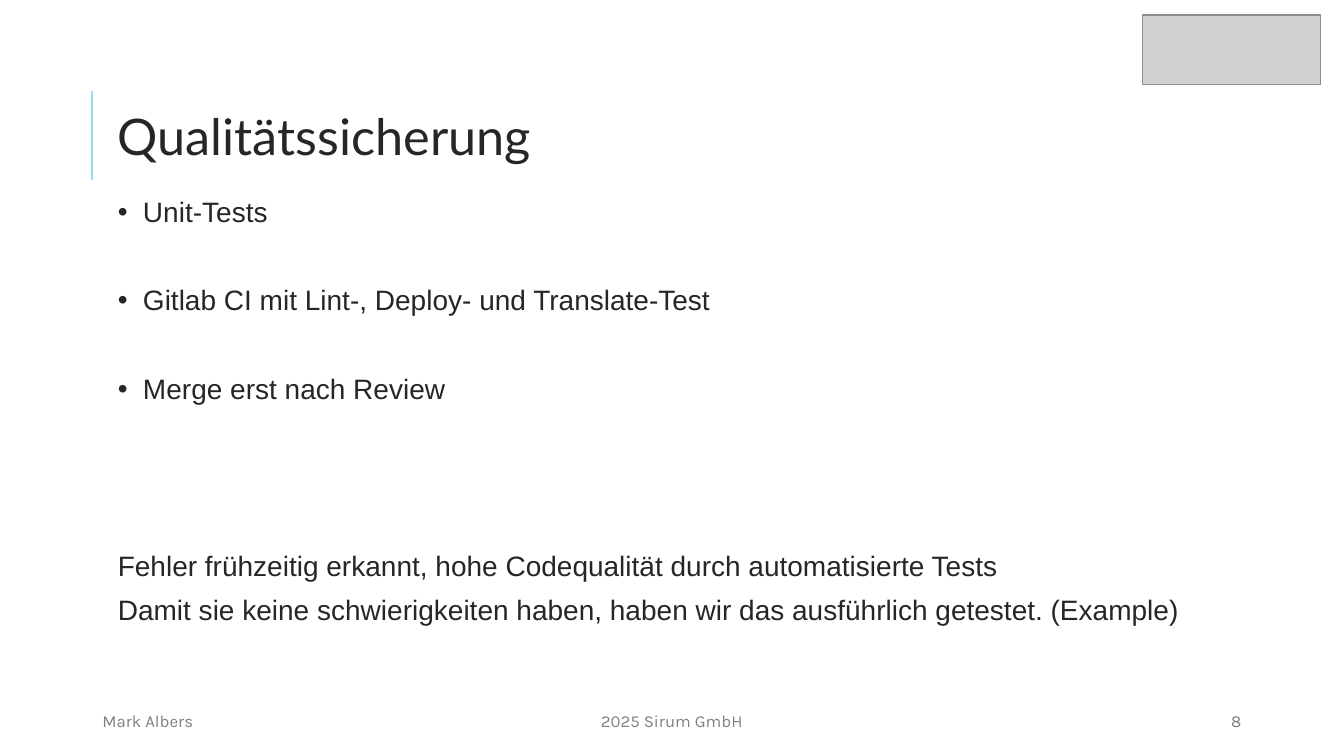
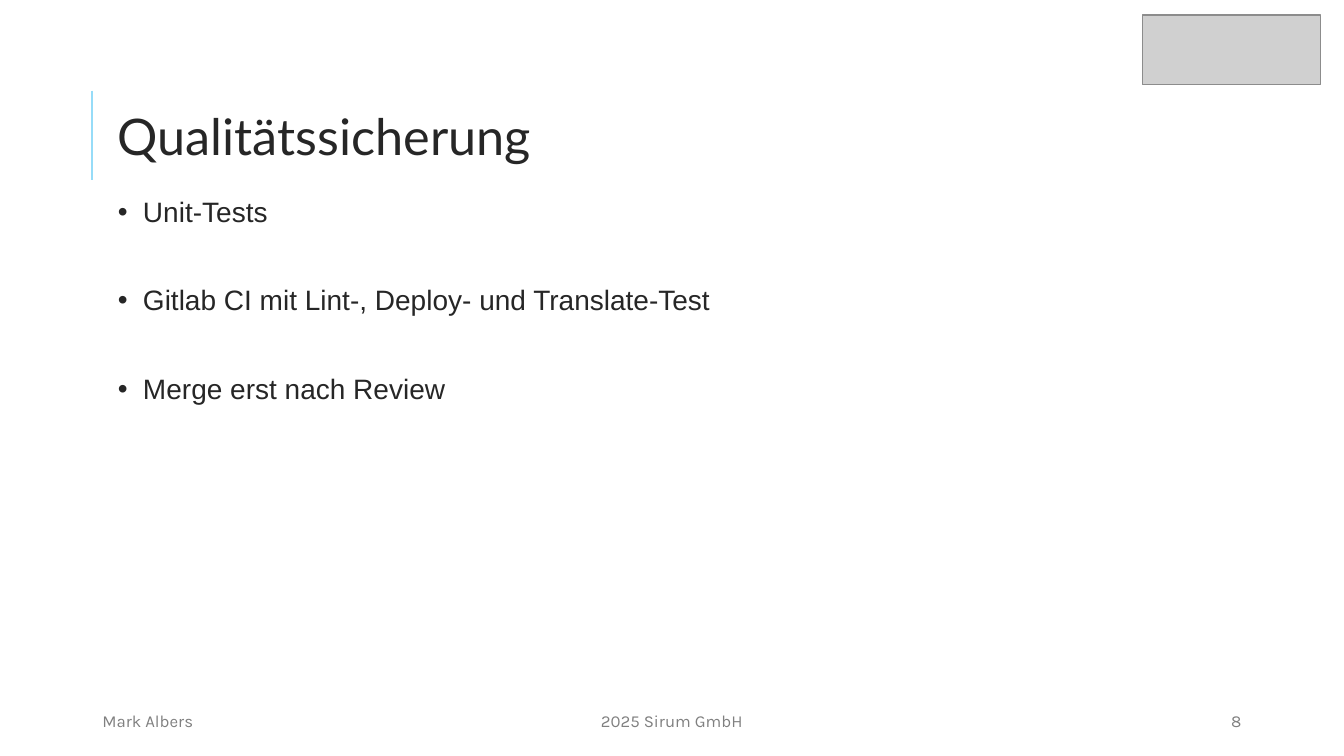
Before and after one commit to mork02/IHK-Projekt, a slide deck: slide 8 of Präsentation/Entwicklung eines Odoo-Moduls zur ZIP-komprimierten Dateiverwaltung im Dokumentenmanagementsystem.pptx. Drawn at 1344x756 pixels with LibreOffice and Linux fonts; fonts in the diff are those of the drawing; grey boxes stand for pictures. Boxes give left, top, right and bottom in pixels: in the first picture for what was removed or moved away, otherwise in the second. Text is boxed around its words. In the diff, an @@ line names an element or a change of style, - is before the commit and + after.

```diff
--- a/Präsentation/Entwicklung eines Odoo-Moduls zur ZIP-komprimierten Dateiverwaltung im Dokumentenmanagementsystem.pptx
+++ b/Präsentation/Entwicklung eines Odoo-Moduls zur ZIP-komprimierten Dateiverwaltung im Dokumentenmanagementsystem.pptx
@@ text at (118, 555, 1179, 625): paragraphs removed @@
-Fehler frühzeitig erkannt, hohe Codequalität durch automatisierte Tests
-Damit sie keine schwierigkeiten haben, haben wir das ausführlich getestet. (Example)
```
Also in this commit, not shown: 5 other slides changed, 2 other files.
